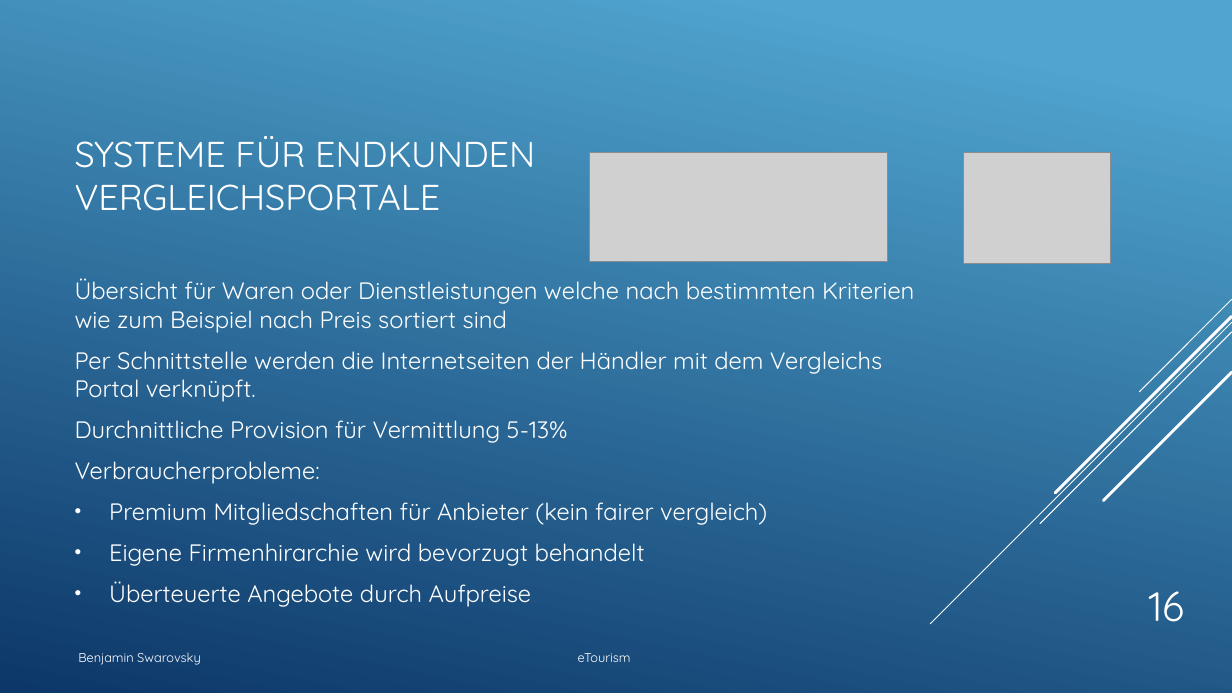
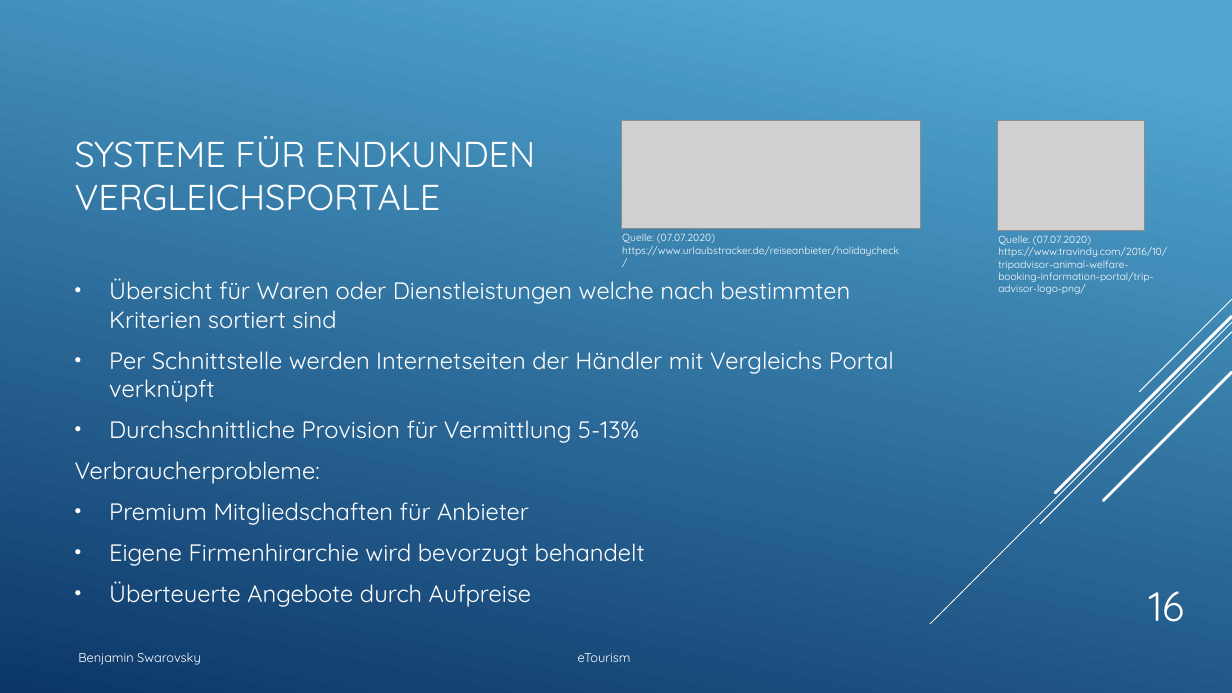
Before and after one commit to BenjaminS01/eTourism, a slide deck: slide 16 of Etourism1.pptx. Drawn at 1232x693 pixels with LibreOffice and Linux fonts; fonts in the diff are those of the drawing; grey boxes stand for pictures. Boxes give left, top, right and bottom in pixels: in the first picture for what was removed or moved away, otherwise in the second. Text is boxed around its words. In the diff, an @@ line names an element or a change of style, - is before the commit and + after.

```diff
--- a/Etourism1.pptx
+++ b/Etourism1.pptx
@@ picture: place and size @@
-picture at box(590, 152, 888, 261)
+picture at box(622, 121, 921, 229)
@@ picture: place and size @@
-picture at box(964, 152, 1111, 262)
+picture at box(997, 121, 1144, 231)
@@ text added at box(622, 233, 899, 256), 8 pt, text #FFFFFF @@
+Quelle: (07.07.2020) https://www.urlaubstracker.de/reiseanbieter/holidaycheck/
@@ text added at box(998, 235, 1167, 294), 8 pt, text #FFFFFF @@
+Quelle: (07.07.2020) https://www.travindy.com/2016/10/tripadvisor-animal-welfare-booking-information-portal/trip-advisor-logo-png/
@@ text at box(109, 278, 894, 443): text changed @@
-Übersicht für Waren oder Dienstleistungen welche nach bestimmten Kriterien wie zum Beispiel nach Preis sortiert sind
-Per Schnittstelle werden die Internetseiten der Händler mit dem Vergleichs Portal verknüpft.
-Durchnittliche Provision für Vermittlung 5-13%
+• Übersicht für Waren oder Dienstleistungen welche nach bestimmten Kriterien sortiert sind
+• Per Schnittstelle werden Internetseiten der Händler mit Vergleichs Portal verknüpft
+• Durchschnittliche Provision für Vermittlung 5-13%
@@ text at box(109, 502, 529, 525): text changed @@
-• Premium Mitgliedschaften für Anbieter (kein fairer vergleich)
+• Premium Mitgliedschaften für Anbieter
```
Also in this commit, not shown: 12 other slides changed, 2 slides removed, 1 other file.
